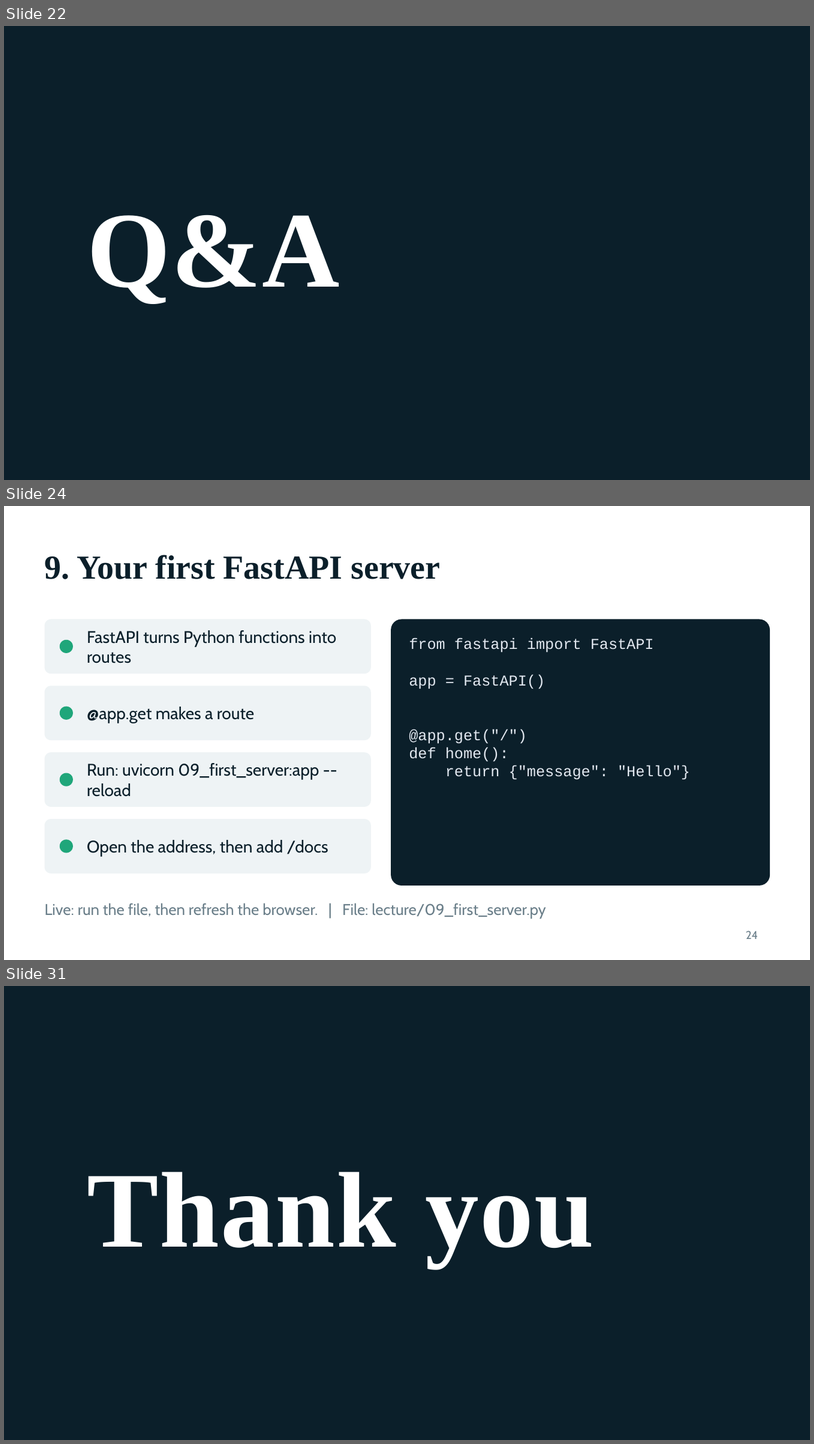
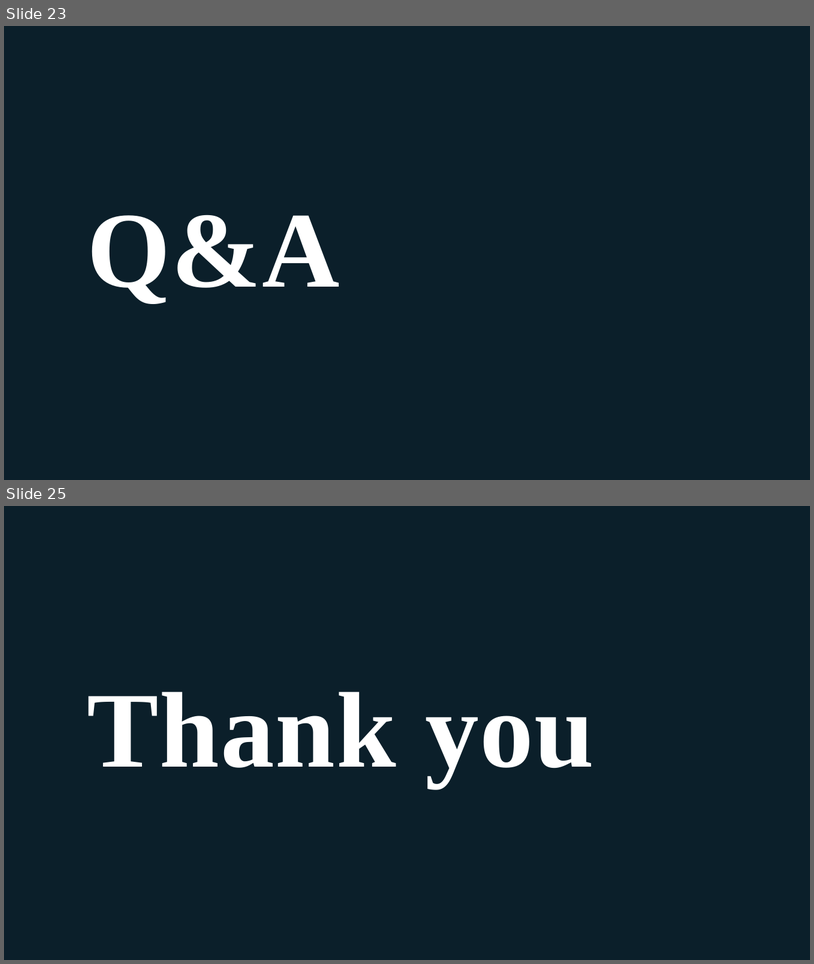
Before and after one commit to VishwasVK07/BFA, a slide deck: class-2/docs/class-2-slides.pptx. Shown one above the other, each under a label of ours: slides 22, 24 and 31 before the commit, slides 23 and 25 after it; the slides between them are not shown. The pictures are 814x1444 and 814x964 pixels, drawn with LibreOffice and Linux fonts; fonts in the diff are those of the drawing; background and template pictures are left out. Boxes give left, top, right and bottom in pixels: in the first picture for what was removed or moved away, otherwise in the second. Text is boxed around its words. In the diff, an @@ line names an element or a change of style, - is before the commit and + after.

```diff
--- a/class-2/docs/class-2-slides.pptx
+++ b/class-2/docs/class-2-slides.pptx
@@ slide 24 removed at bbox=[4, 506, 810, 960], background #FFFFFF @@
@@ text removed at bbox=[45, 555, 440, 579] @@
-9. Your first FastAPI server
@@ rounded rectangle removed at bbox=[45, 619, 371, 673] @@
@@ text removed at bbox=[87, 630, 336, 663] @@
-FastAPI turns Python functions into routes
@@ rounded rectangle removed at bbox=[391, 619, 770, 885] @@
@@ ellipse removed at bbox=[60, 640, 73, 653] @@
@@ text removed at bbox=[409, 638, 690, 780] @@
-from fastapi import FastAPI
-app = FastAPI()
-@app.get("/")
-def home():
-return {"message": "Hello"}
@@ rounded rectangle removed at bbox=[45, 685, 371, 740] @@
@@ ellipse removed at bbox=[60, 706, 73, 720] @@
@@ text removed at bbox=[87, 706, 254, 723] @@
-@app.get makes a route
@@ rounded rectangle removed at bbox=[45, 752, 371, 807] @@
@@ ellipse removed at bbox=[60, 773, 73, 786] @@
@@ text removed at bbox=[87, 763, 319, 796] @@
-Run: uvicorn 09_first_server:app --reload
@@ rounded rectangle removed at bbox=[45, 819, 371, 873] @@
@@ ellipse removed at bbox=[60, 840, 73, 853] @@
@@ text removed at bbox=[87, 840, 329, 856] @@
-Open the address, then add /docs
@@ text removed at bbox=[45, 903, 546, 918] @@
-Live: run the file, then refresh the browser. | File: lecture/09_first_server.py
@@ text removed at bbox=[746, 930, 758, 939] @@
-24
@@ what was slide 22 is now slide 23 @@
@@ what was slide 31 is now slide 25 @@
```
Also in this commit, not shown: 4 slides changed, 1 slide added, 6 other slides removed, 9 other files.
